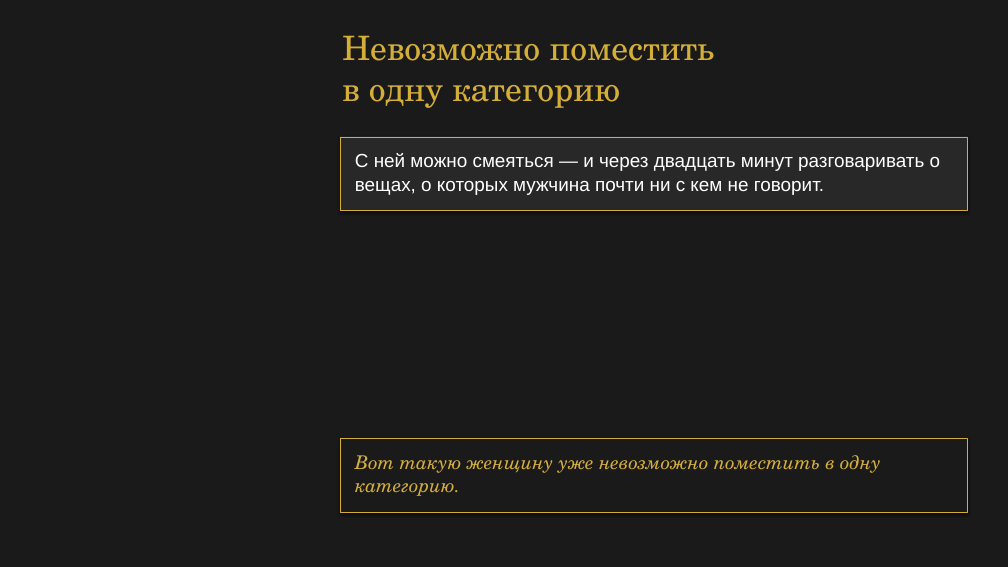
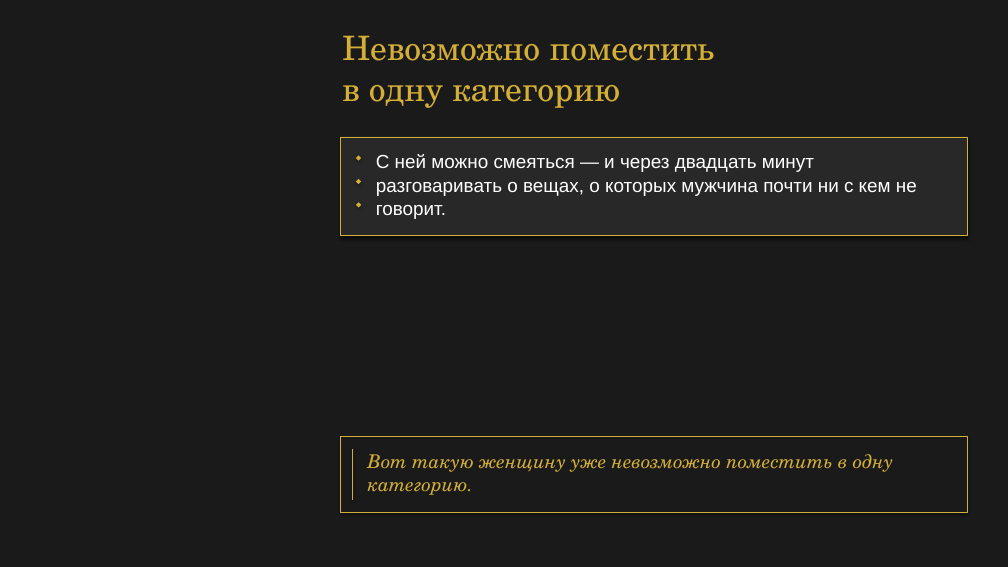
Before and after one commit to babylonofkommod-ai/-, a slide deck: slide 22 of Ваш Кристалл незабываемости.pptx. Drawn at 1008x567 pixels with LibreOffice and Linux fonts; fonts in the diff are those of the drawing. Boxes give left, top, right and bottom in pixels: in the first picture for what was removed or moved away, otherwise in the second. Text is boxed around its words. In the diff, an @@ line names an element or a change of style, - is before the commit and + after.

```diff
--- a/Ваш Кристалл незабываемости.pptx
+++ b/Ваш Кристалл незабываемости.pptx
@@ rectangle resized from (x1=340, y1=137, x2=968, y2=211) to (x1=340, y1=137, x2=968, y2=237) @@
@@ rectangle resized from (x1=341, y1=137, x2=968, y2=210) to (x1=341, y1=137, x2=968, y2=235) @@
@@ diamond added at (x1=356, y1=156, x2=361, y2=161), fill #D4AF37 @@
@@ diamond added at (x1=356, y1=179, x2=361, y2=185), fill #D4AF37 @@
@@ text at (x1=376, y1=154, x2=917, y2=219): text changed @@
-С ней можно смеяться — и через двадцать минут разговаривать о
-вещах, о которых мужчина почти ни с кем не говорит.
+С ней можно смеяться — и через двадцать минут
+разговаривать о вещах, о которых мужчина почти ни с кем не
+говорит.
@@ diamond added at (x1=356, y1=203, x2=361, y2=208), fill #D4AF37 @@
@@ text "Вот такую женщину уже невозможно ..." moved from (x1=355, y1=455, x2=881, y2=496) to (x1=367, y1=454, x2=894, y2=495) @@
@@ rectangle removed at (x1=340, y1=439, x2=968, y2=513) @@
@@ line added from (353, 449) to (353, 500), #D4AF37 0.8 pt @@
```
Also in this commit, not shown: 21 other slides changed, 3 other files.
